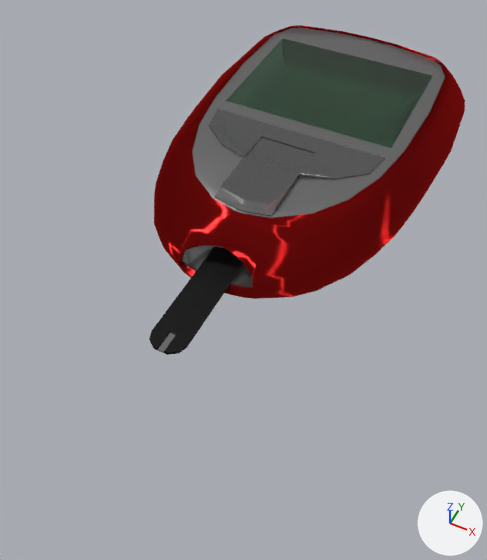
An edit to the Blender file static/models/TamagotchiDevice/tamagotchi_2.blend, drawn before and after from the same camera.
Camera for both pictures: a camera (50 mm lens) standing at (2.49, -6.74, 5.85) and looking at (0.13, -2.02, -0.04). Arrows for +X, +Y and +Z are at lower right; the lights stay in place.

The first picture shows 'Plane', 'Plane.002', 'button.center', 'button.left', 'button.right', 'cover', 'device', 'screen'.
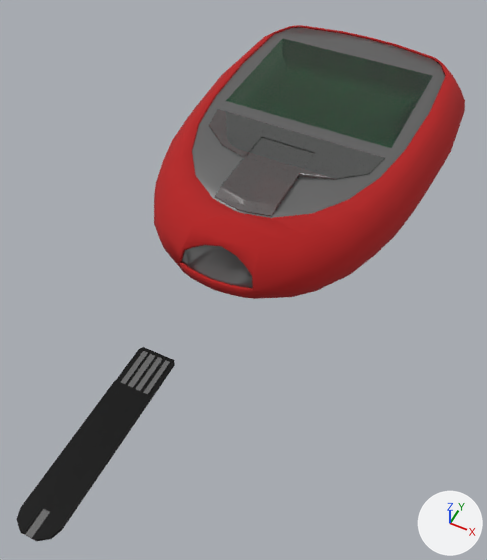
Changed parts and their boxes [x1, y1, x2, y2] in the pictures (487 x 560 px):
'cover', recoloured
    both: [154, 25, 465, 299]
'Plane', moved
    before: [149, 247, 244, 355]
    after: [17, 347, 175, 541]
'Plane.001', moved (not visible before)
    after: [121, 351, 170, 394]
'Plane.002', moved
    before: [158, 332, 176, 352]
    after: [25, 509, 50, 538]

Edits to the bpy script that builds the scene:
```text
Change mat_material_cover:
    where n0 = _N.new('ShaderNodeOutputMaterial'); n0.name = 'Material Output'
    remove n1 = _N.new('ShaderNodeBsdfAnisotropic'); n1.name = 'Glossy BSDF'
    remove n1.inputs[0].default_value = (0.456, 0.0116, 0.0116, 1.0)  # 'Color', red #b41c1c
    remove n1.inputs[1].default_value = 0.993  # 'Roughness'
    remove n1.inputs[2].default_value = 1.0  # 'Anisotropy'
    remove _L.new(n1.outputs[0], n0.inputs[0])  # 'BSDF' to 'Surface'
    add n2 = _N.new('ShaderNodeBsdfPrincipled'); n2.name = 'Principled BSDF'
    add n2.inputs[0].default_value = (0.456, 0.0116, 0.0116, 1.0)  # 'Base Color', red #b41c1c
    add n2.inputs[2].default_value = 0.993  # 'Roughness'
    add _L.new(n2.outputs[0], n0.inputs[0])  # 'BSDF' to 'Surface'
Change ob_plane:
    ob_plane.location: (0.0, -4.81, 0.0) -> (0.0, -6.86, 0.0)
Change ob_plane_001:
    ob_plane_001.location: (0.0, -4.81, 0.0) -> (0.0, -6.86, 0.0)
Change ob_plane_002:
    ob_plane_002.location: (0.0, -4.81, 0.0) -> (0.0, -6.86, 0.0)
```
